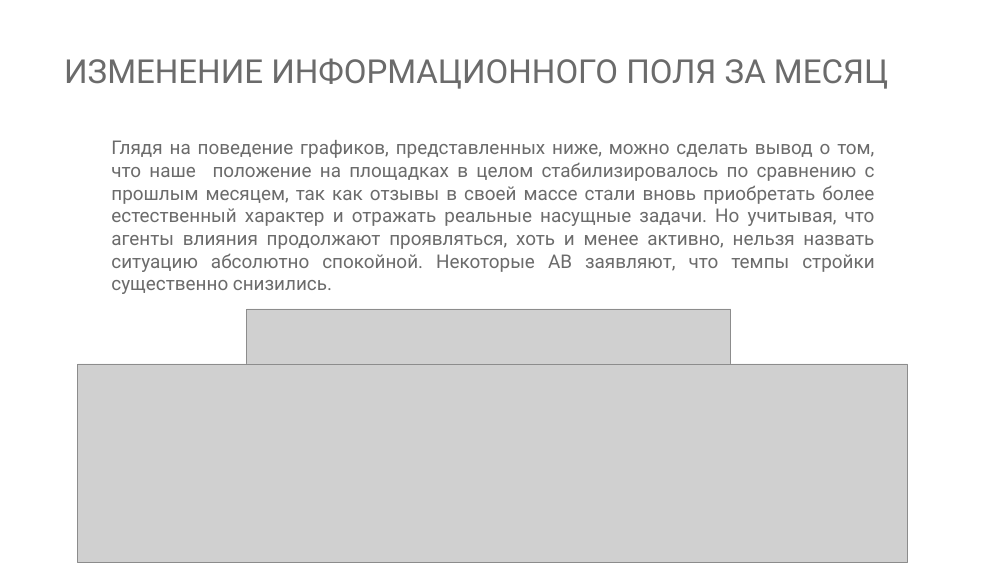
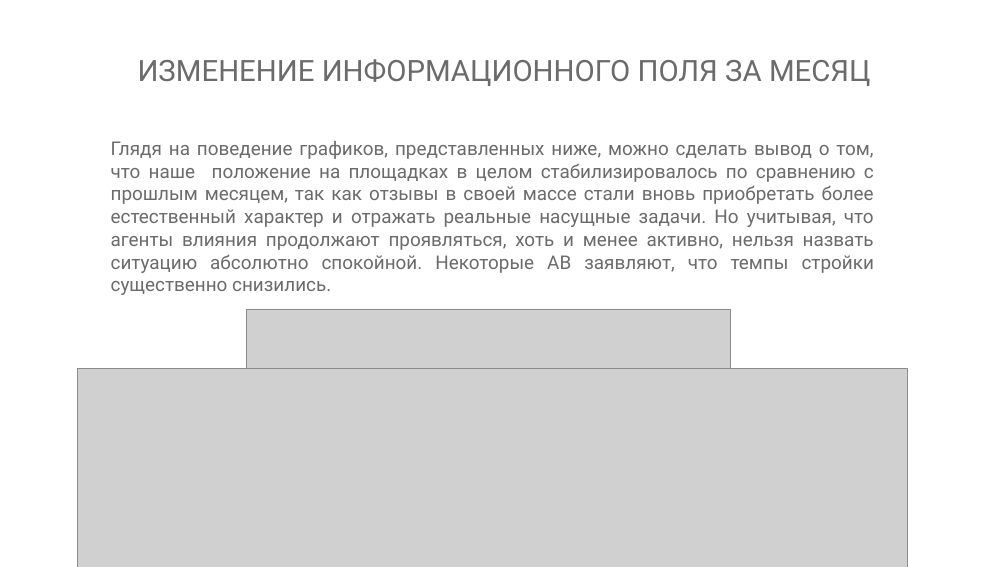
Before and after one commit to inversia/inversia.github.io, a slide deck: slide 5 of presentati/Пример месячного отчёта.pptx. Drawn at 1008x567 pixels with LibreOffice and Linux fonts; fonts in the diff are those of the drawing; grey boxes stand for pictures. Boxes give left, top, right and bottom in pixels: in the first picture for what was removed or moved away, otherwise in the second. Text is boxed around its words. In the diff, an @@ line names an element or a change of style, - is before the commit and + after.

```diff
--- a/presentati/Пример месячного отчёта.pptx
+++ b/presentati/Пример месячного отчёта.pptx
@@ title "ИЗМЕНЕНИЕ ИНФОРМАЦИОННОГО ПОЛЯ ЗА МЕСЯЦ": place and size @@
-title "ИЗМЕНЕНИЕ ИНФОРМАЦИОННОГО ПОЛЯ ЗА МЕСЯЦ" at [64, 58, 888, 89]
+title "ИЗМЕНЕНИЕ ИНФОРМАЦИОННОГО ПОЛЯ ЗА МЕСЯЦ" at [138, 59, 871, 86]
@@ title "ИЗМЕНЕНИЕ ИНФОРМАЦИОННОГО ПОЛЯ ЗА МЕСЯЦ" at [138, 59, 871, 86]: size 31.5 to 28 pt; alignment left to centre @@
@@ picture: place and size @@
-picture at [78, 364, 907, 562]
+picture at [78, 369, 907, 567]
```
Also in this commit, not shown: 16 other slides changed, 2 other files.
